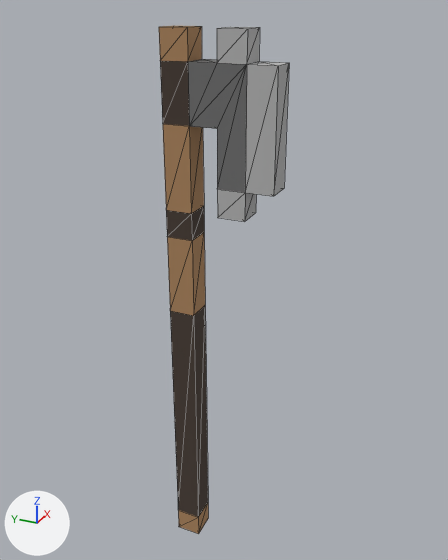
A saved change to the OBJ model Assets/AssetPacks/VoxelModels/Models/char-4-axe_3.obj.
Both versions are drawn from a camera (50 mm lens) standing at (-2.432, -1.549, 3.287) and looking at (-0.482, -0.671, 2.312). The lights are fixed; the arrows at lower left show +X, +Y and +Z. Mesh edges are drawn as thin lines. Where no turn or scale is listed for an object, it has been applied to the vertices. Vertices at the same position are counted once.

Objects in the first picture: 'axe_3'.
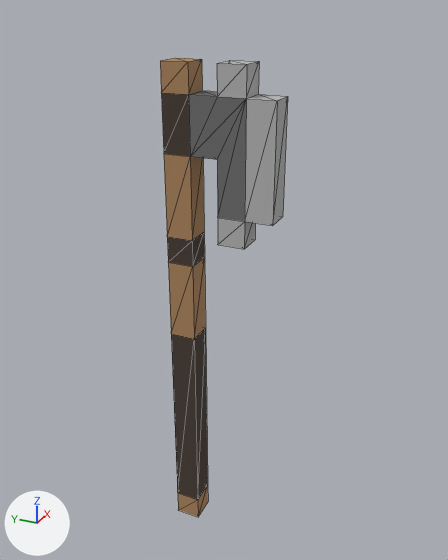
What the commit changed:
me_axe_3 has 54 vertices, 104 faces and spans x -0.6..-0.5, y -0.9..-0.5, z 1.1..3.2.
me_axe_3 is used by ob_axe_3; location (0.0, 0.0, 0.0).
me_axe_3 part 1: all 46 vertices in x -0.6..-0.5, y -0.9..-0.5, z 2.2..3.2 are moved by (0.0, 0.0, -0.1).
me_axe_3 part 2: all 8 vertices in x -0.6..-0.5, y -0.6..-0.5, z 1.1..1.2 are moved by (0.0, 0.0, 0.1).

What differs and where, as boxes [x1, y1, x2, y2] in the pictures (448 x 560 px; the box of a moved part takes in the faces that stretch with it):
'axe_3', reshaped (10% shorter): before [159, 26, 289, 534]; after [160, 58, 288, 517]
part 1 of me_axe_3, moved or reshaped: before [159, 26, 289, 316]; after [160, 58, 288, 339]
part 2 of me_axe_3, moved or reshaped: before [170, 306, 208, 534]; after [171, 328, 208, 517]
